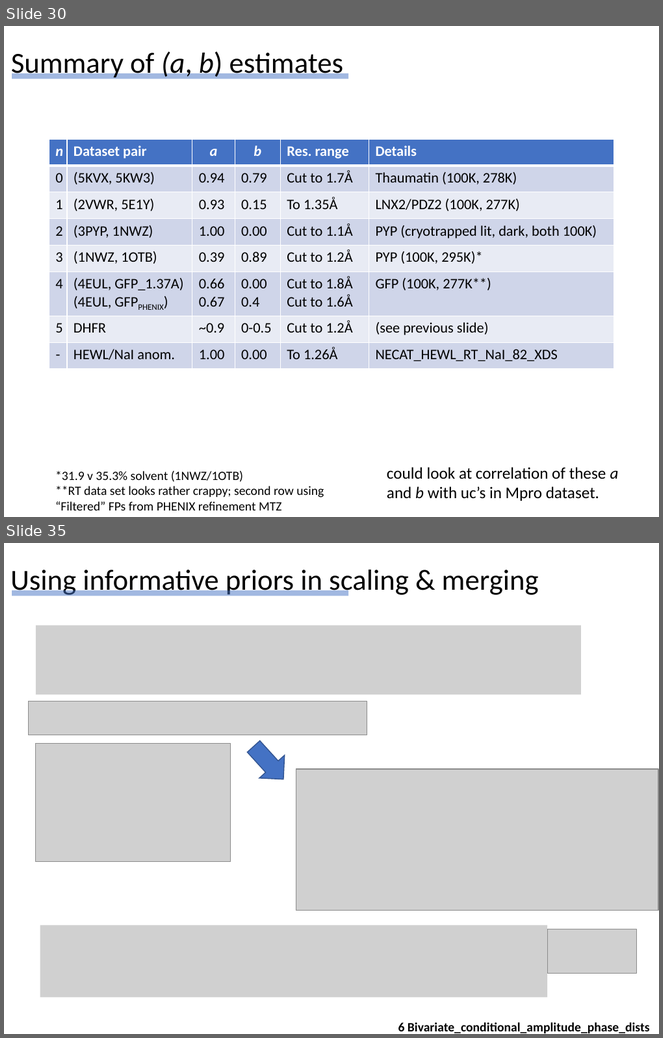
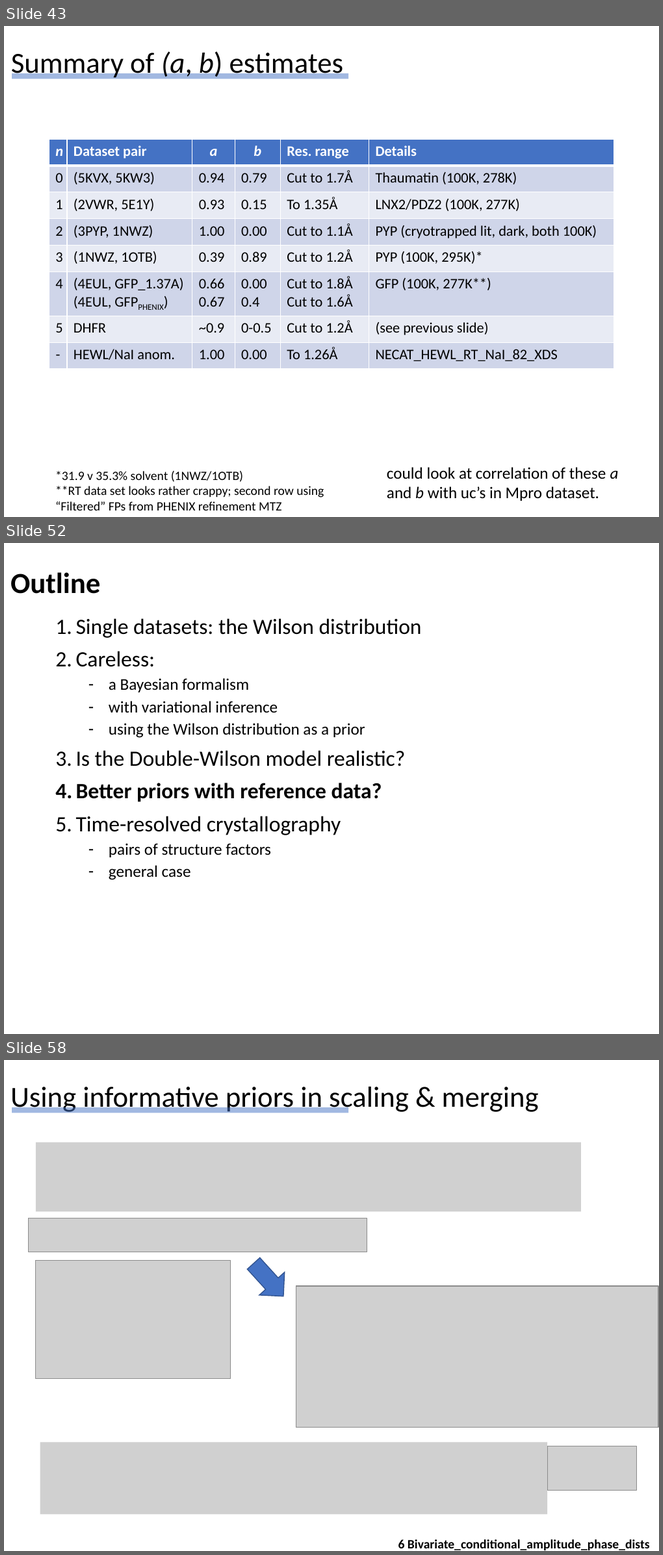
Before and after one commit to Hekstra-Lab/dw, a slide deck: Summary_of_findings_DH_20210218.pptx. Shown one above the other, each under a label of ours: slides 30 and 35 before the commit, slides 43, 52 and 58 after it; the slides between them are not shown. The pictures are 663x1038 and 663x1555 pixels, drawn with LibreOffice and Linux fonts; fonts in the diff are those of the drawing; grey boxes stand for pictures. Boxes give left, top, right and bottom in pixels: in the first picture for what was removed or moved away, otherwise in the second. Text is boxed around its words. In the diff, an @@ line names an element or a change of style, - is before the commit and + after.

```diff
--- a/Summary_of_findings_DH_20210218.pptx
+++ b/Summary_of_findings_DH_20210218.pptx
@@ slide 52 added at <box>4,543,659,1034</box>, background #FFFFFF @@
@@ title added at <box>10,572,100,594</box>, 32 pt, text #000000, bold @@
+Outline
@@ text added at <box>76,618,422,880</box>, 24 pt, text #000000 @@
+1. Single datasets: the Wilson distribution
+2. Careless:
+    – a Bayesian formalism
+    – with variational inference
+    – using the Wilson distribution as a prior
+3. Is the Double-Wilson model realistic?
+4. Better priors with reference data?
+5. Time-resolved crystallography
+    – pairs of structure factors
+    – general case
@@ what was slide 30 is now slide 43 @@
@@ what was slide 35 is now slide 58 @@
```
Also in this commit, not shown: 18 slides changed, 48 other slides added, 7 slides removed, 15 other files.
